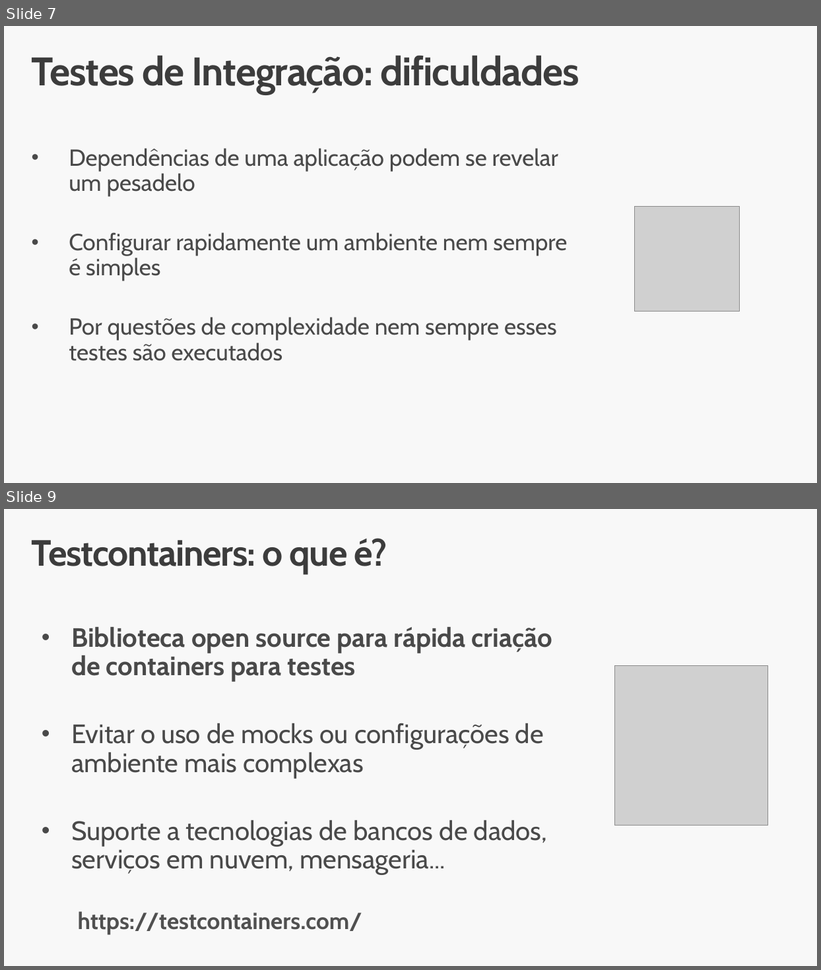
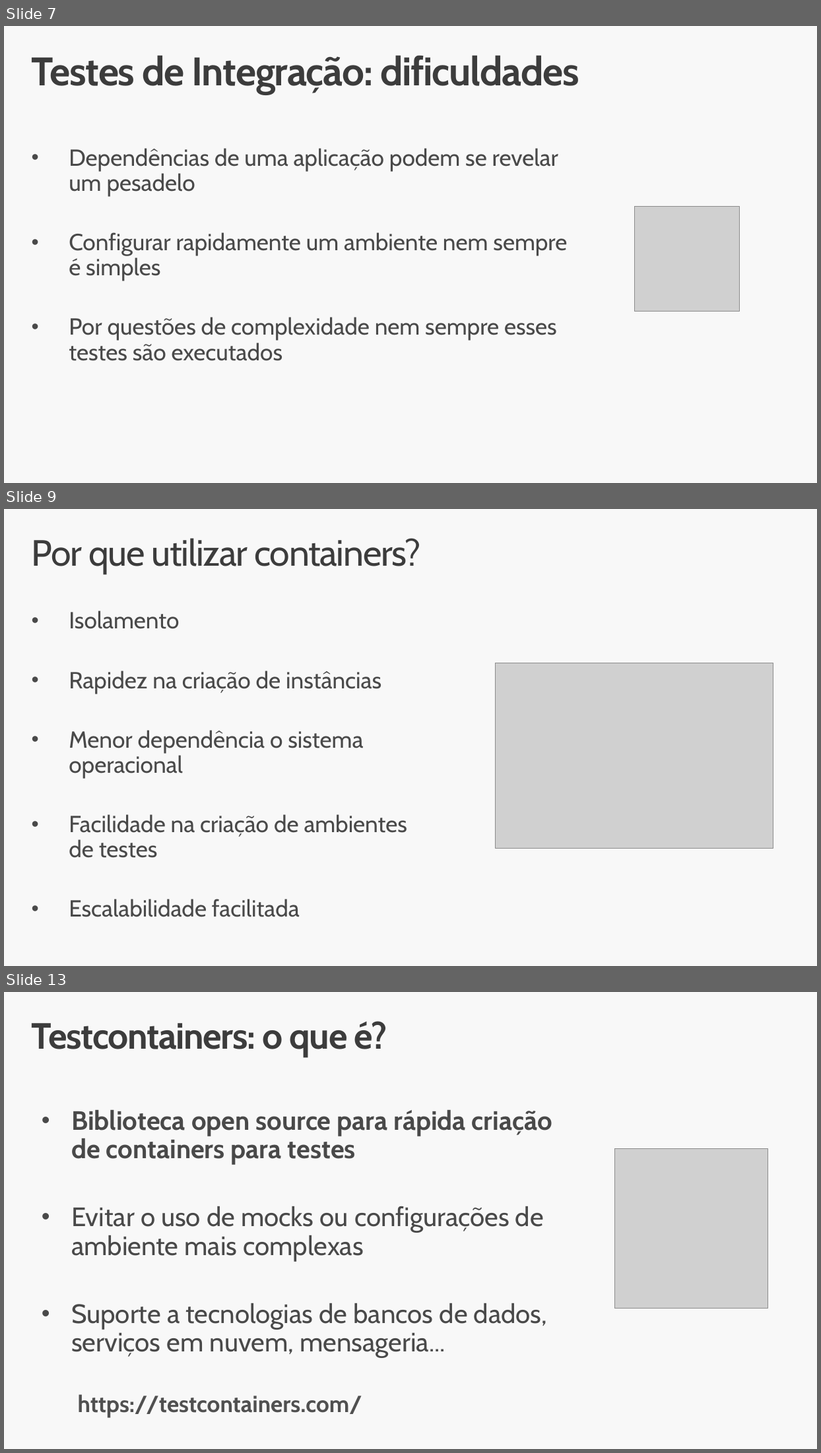
Before and after one commit to renatogroffe/testcontainers_senai-2025-05, a slide deck: slides/TestContainers SENAI 2025-05.pptx. Shown one above the other, each under a label of ours: slides 7 and 9 before the commit, slides 7, 9 and 13 after it; the slides between them are not shown. The pictures are 821x970 and 821x1453 pixels, drawn with LibreOffice and Linux fonts; fonts in the diff are those of the drawing; grey boxes stand for pictures. Boxes give left, top, right and bottom in pixels: in the first picture for what was removed or moved away, otherwise in the second. Text is boxed around its words. In the diff, an @@ line names an element or a change of style, - is before the commit and + after.

```diff
--- a/slides/TestContainers SENAI 2025-05.pptx
+++ b/slides/TestContainers SENAI 2025-05.pptx
@@ slide 9 added at [4,509,817,966], background #F8F8F8 @@
@@ title added at [32,538,421,574], 44 pt, text #3C3C3C @@
+Por que utilizar containers?
@@ text added at [69,611,407,918], 28 pt, text #494949 @@
+• Isolamento
+• Rapidez na criação de instâncias
+• Menor dependência o sistema operacional
+• Facilidade na criação de ambientes de testes
+• Escalabilidade facilitada
@@ picture added at [496,663,774,848] @@
@@ what was slide 9 is now slide 13 @@
```
Also in this commit, not shown: 1 slide changed, 3 other slides added.
